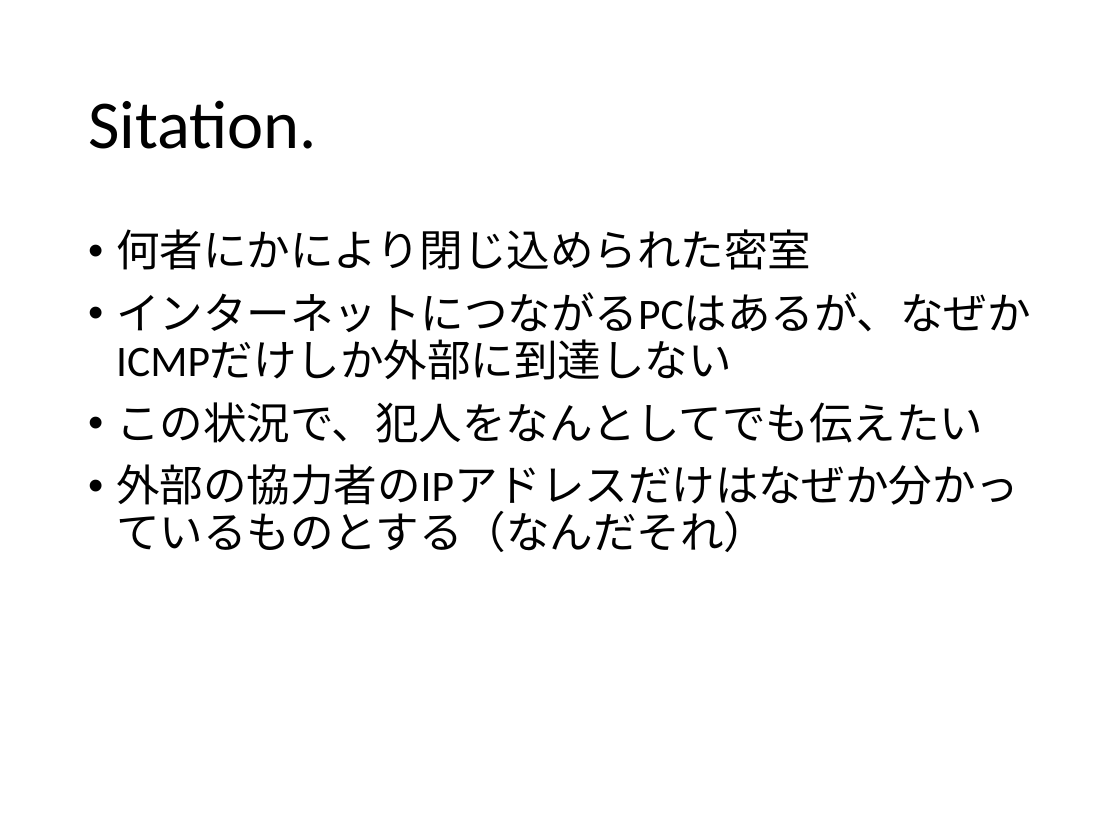
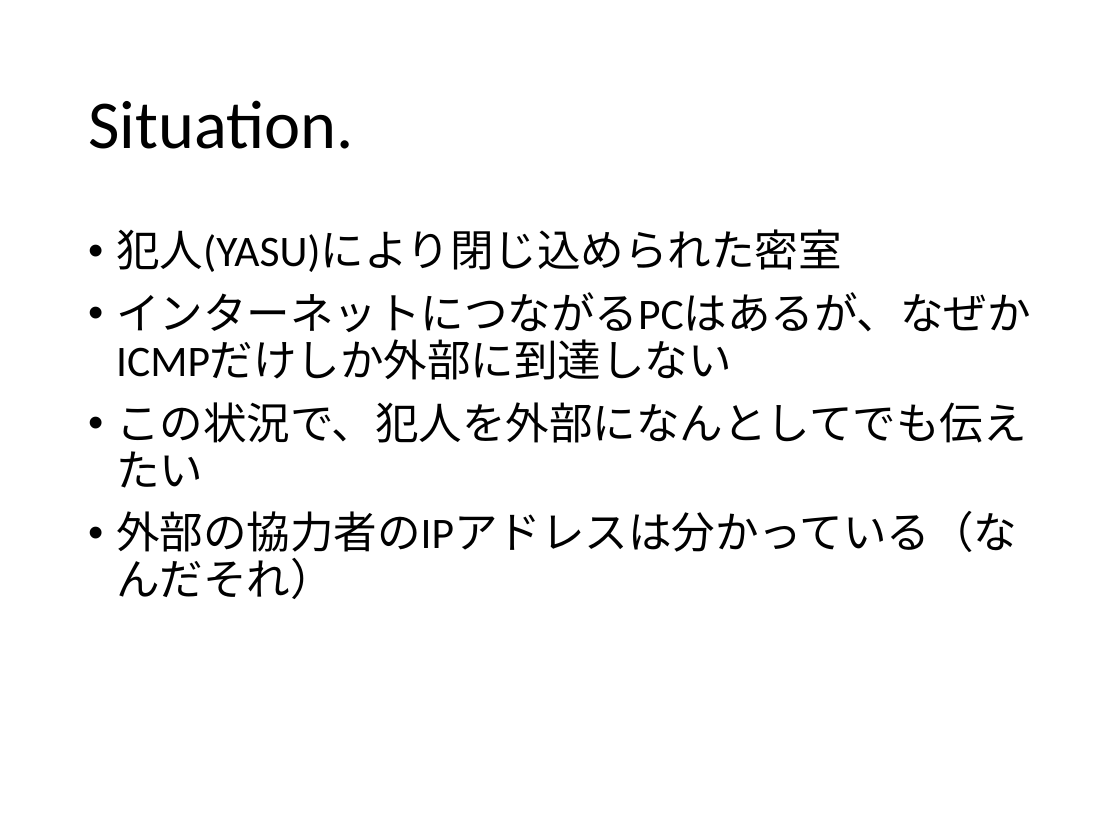
Before and after one commit to ozuma/sumida_sec, a slide deck: slide 3 of 2015-no.2/ppt/00_ozuma.pptx (slide 2 before the commit). Drawn at 1120x840 pixels with LibreOffice and Linux fonts; fonts in the diff are those of the drawing. Boxes give left, top, right and bottom in pixels: in the first picture for what was removed or moved away, otherwise in the second. Text is boxed around its words. In the diff, an @@ line names an element or a change of style, - is before the commit and + after.

```diff
--- a/2015-no.2/ppt/00_ozuma.pptx
+++ b/2015-no.2/ppt/00_ozuma.pptx
@@ title at [88, 100, 353, 149]: text changed @@
-Sitation.
+Situation.
@@ text at [116, 229, 842, 272]: text changed @@
-• 何者にかにより閉じ込められた密室
+• 犯人(YASU)により閉じ込められた密室
@@ text at [116, 402, 1026, 599]: text changed @@
-• この状況で、犯人をなんとしてでも伝えたい
-• 外部の協力者のIPアドレスだけはなぜか分かっているものとする（なんだそれ）
+• この状況で、犯人を外部になんとしてでも伝えたい
+• 外部の協力者のIPアドレスは分かっている（なんだそれ）
```
Also in this commit, not shown: 3 slides added, 2 slides removed.
